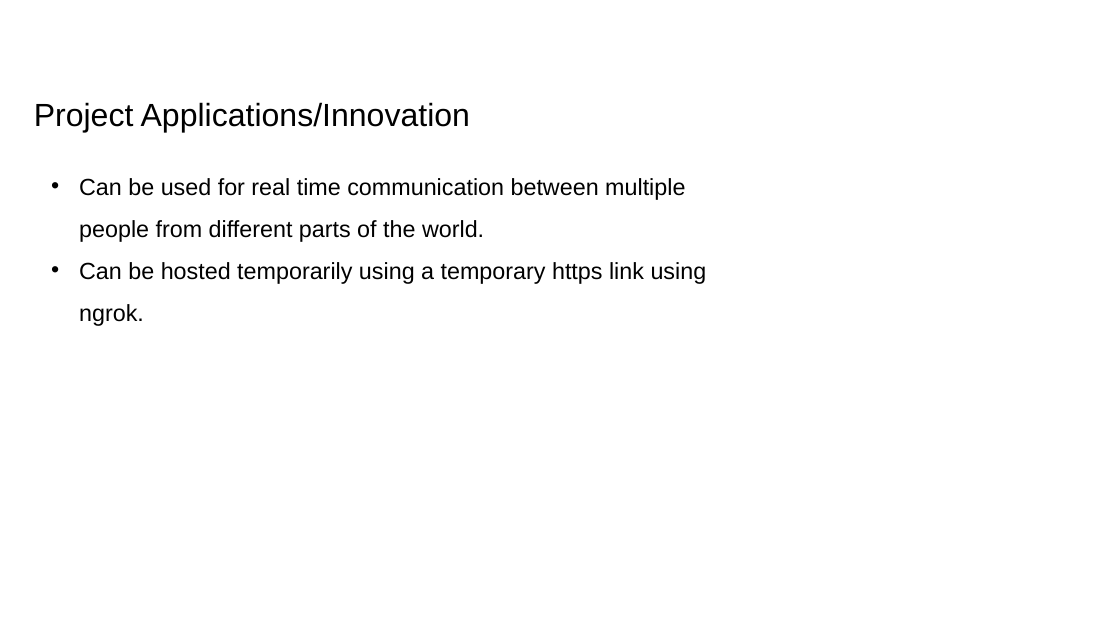
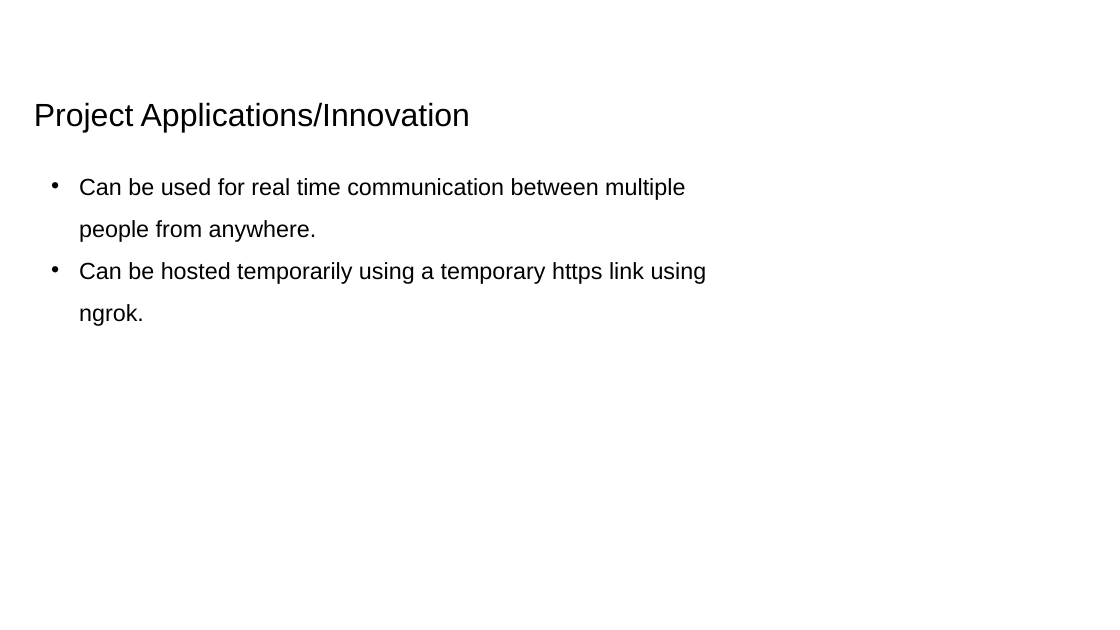
Before and after one commit to RamPrakhyath05/Next.js-FinalProject, a slide deck: slide 3 of final ppt.pptx. Drawn at 1120x630 pixels with LibreOffice and Linux fonts; fonts in the diff are those of the drawing; background and template pictures are left out. Boxes give left, top, right and bottom in pixels: in the first picture for what was removed or moved away, otherwise in the second. Text is boxed around its words. In the diff, an @@ line names an element or a change of style, - is before the commit and + after.

```diff
--- a/final ppt.pptx
+++ b/final ppt.pptx
@@ text at (79,178,685,242): text changed @@
-  • Can be used for real time communication between multiple people from different parts of the world.
+  • Can be used for real time communication between multiple people from anywhere.
```
Also in this commit, not shown: 3 other slides changed.
